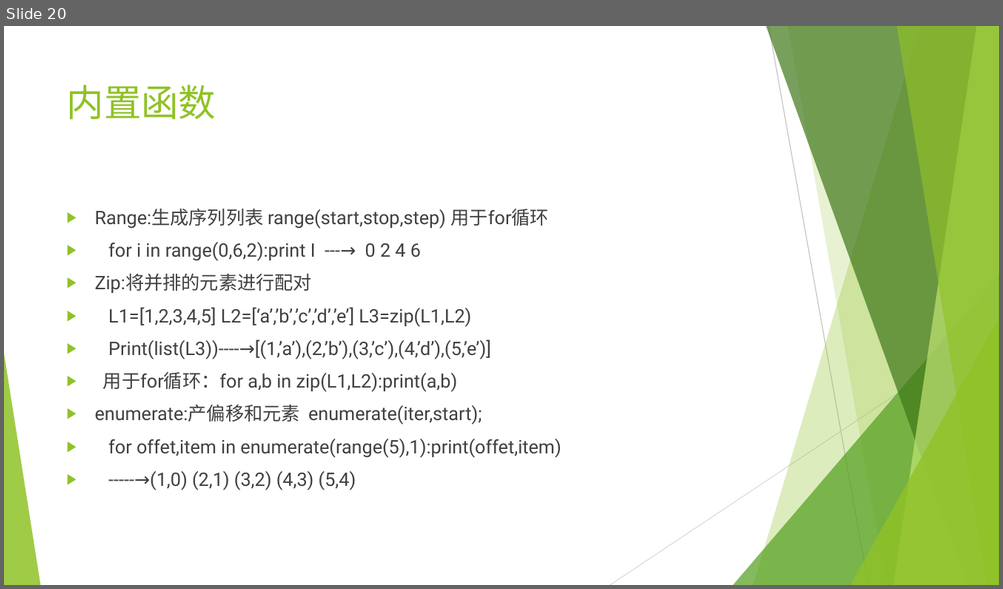
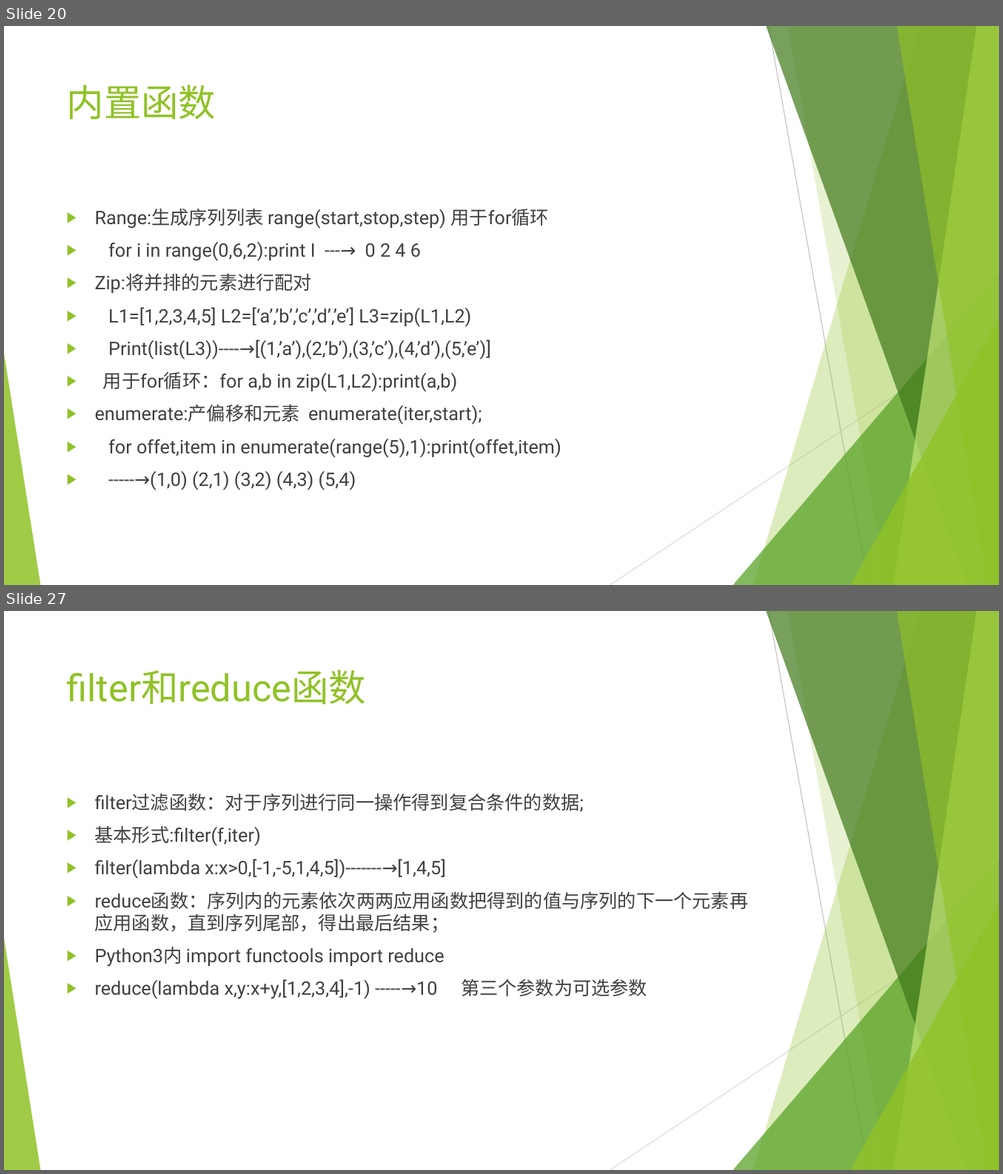
Before and after one commit to mrzhangs1015916/LearnPython, a slide deck: python.pptx. Shown one above the other, each under a label of ours: slide 20 before the commit, slides 20 and 27 after it; the slides between them are not shown. The pictures are 1003x589 and 1003x1174 pixels, drawn with LibreOffice and Linux fonts; fonts in the diff are those of the drawing. Boxes give left, top, right and bottom in pixels: in the first picture for what was removed or moved away, otherwise in the second. Text is boxed around its words. In the diff, an @@ line names an element or a change of style, - is before the commit and + after.

```diff
--- a/python.pptx
+++ b/python.pptx
@@ slide 27 added at (x1=4, y1=611, x2=999, y2=1170), background #FFFFFF; not listed: 10 template elements that a slide beside it also shows @@
@@ title added at (x1=67, y1=669, x2=366, y2=704), 36 pt, text #90C226 @@
+filter和reduce函数
@@ text added at (x1=95, y1=794, x2=748, y2=999), 18 pt, text #404040 @@
+▶ filter过滤函数：对于序列进行同一操作得到复合条件的数据;
+▶ 基本形式:filter(f,iter)
+▶ filter(lambda x:x>0,[-1,-5,1,4,5])-------→[1,4,5]
+▶ reduce函数：序列内的元素依次两两应用函数把得到的值与序列的下一个元素再应用函数，直到序列尾部，得出最后结果；
+▶ Python3内 import functools import reduce
+▶ reduce(lambda x,y:x+y,[1,2,3,4],-1) -----→10 第三个参数为可选参数
```
Also in this commit, not shown: 12 other slides added, 1 other file.
